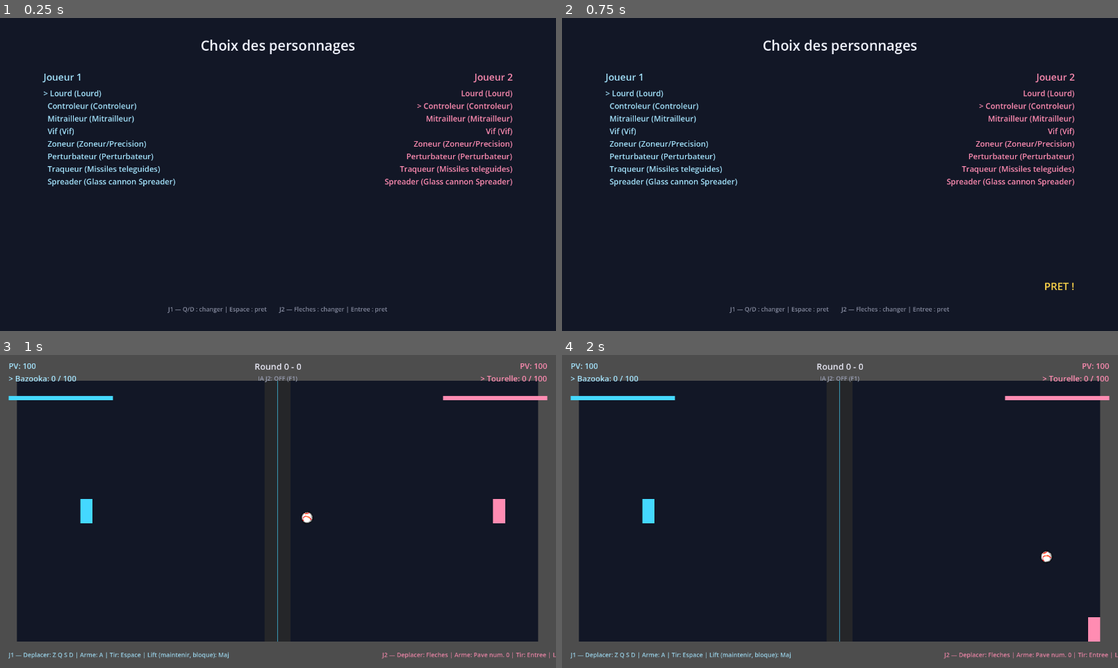
Above: before the commit, frames 1-4 (two rows, left to right).
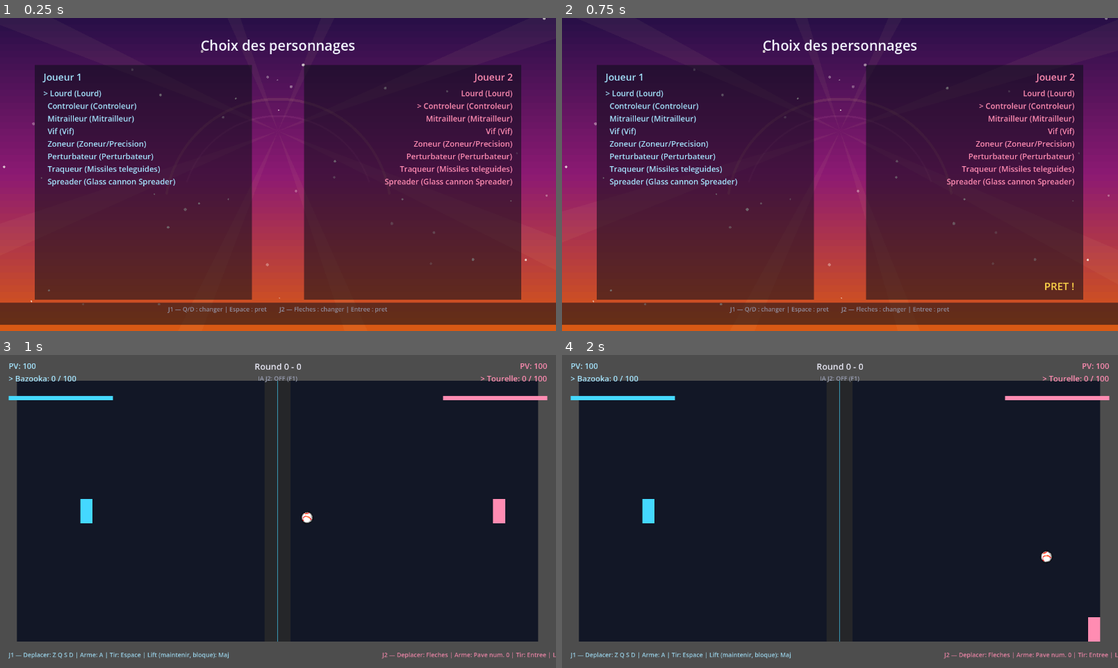
Above: after the commit, the same moments.

Repository: Shakkam/seek_destroy_reflect
Game: Godot game, scene res://scenes/CharacterSelect.tscn
The game is run twice, just before and just after one commit, with the same random seed, the same clock (stepped at 60 frames per second) and the same inputs. This scene is started directly instead of the project's main scene.
Inputs:
- Up to frame 1 (0.25 s): no input
- Up to frame 2 (0.75 s): tap Enter at 0.5 s; hold Right from 0.53 s (still down); hold Enter from 0.53 s (still down)
- Up to frame 3 (1 s): keep holding Right; keep holding Enter; tap Space at 0.77 s
- Up to frame 4 (2 s): release Right at 1.28 s; release Enter at 1.28 s; hold Down from 1.28 s (still down); tap T at 1.35 s; tap Space at 1.52 s

The runs differ from the first frame. In frame 1, 94% of the frame differs, in the area x 0-100%, y 0-100%; in frame 2, 94%; in frame 3, nothing differs; in frame 4, nothing differs.

Commit message:
Character-select: engine-drawn Air Zonk-style background (no external art)
Camil: "non il est temps de la developper, pardon :)" - I have no image-
gen tool, so instead of a static exported image I built the GDD's 'Fond de
l'ecran de selection de personnage' brief straight into the engine, same
'_draw() shapes, no imported textures' convention as CampaignMapNode:

- SelectScreenBackground (new node): deep purple -> hot pink -> orange
  vertical gradient (thin stacked rects, no shader), a slowly-rotating
  faint sunburst radiating from behind the title, ~40 twinkling stars
  (fixed seed, stable layout), and a faint double-ring 'arena silhouette'
  low in the distance - matches the Gemini background prompt already in
  the GDD, minus the actual pixel-art rendering.
- Kept sparse in the center/foreground (half-density rays, low alpha) so
  it stays out of the way once character portraits get placed on top.
- CharacterSelect.tscn: swapped the flat navy ColorRect for this node, and
  added translucent dark panels behind both player columns + the hint bar
  so text (and later, portraits) stay readable over a much busier backdrop.

Verified: smoke_test.gd still 0 failures (this touches no simulation
code), CharacterSelect.tscn boots clean headless, no SCRIPT ERROR.

Co-Authored-By: Claude Sonnet 5 <noreply@anthropic.com>

Diff:
--- /dev/null
+++ b/godot_project/nodes/select_screen_background.gd
@@ -0,0 +1,95 @@
+class_name SelectScreenBackground
+extends Node2D
+
+## Character-select screen backdrop — engine-drawn (no external art asset,
+## same "_draw() shapes" convention as CampaignMapNode: nodes/campaign_map_node.gd),
+## matching the "wacky vibrant arcade" Air Zonk art-direction brief in the
+## GDD ("Fond de l'ecran de selection de personnage" — deep purple into hot
+## pink into orange, radiating diagonal energy lines, scattered sparkles, a
+## faint glowing abstract arena silhouette in the distance). Sits behind
+## CharacterSelect's panels/labels; kept sparse in the center so player
+## portraits (added on top later, per Camil: "je remplirai avec les
+## images") stay readable — same "not too busy in the foreground" brief
+## used for the Gemini prompt version of this background.
+
+const VIEWPORT_SIZE := Vector2(1280.0, 720.0)
+const SUNBURST_ORIGIN := Vector2(640.0, 260.0) # above screen center, roughly where the title sits
+
+const COLOR_TOP := Color(0.16, 0.06, 0.28, 1.0) # deep purple
+const COLOR_MID := Color(0.55, 0.1, 0.45, 1.0) # hot pink
+const COLOR_BOTTOM := Color(0.85, 0.35, 0.08, 1.0) # orange
+const GRADIENT_STRIPS := 48 # thin horizontal bands -> smooth-looking gradient with no shader/imported texture
+
+const RAY_COUNT := 16 # half of these actually draw (see _draw_sunburst) — density vs. "not too busy"
+const RAY_LENGTH := 900.0
+const RAY_ROTATION_SPEED := 0.08 # slow drift, reads as "energy" without being distracting
+const RAY_COLOR := Color(1.0, 0.9, 0.6, 0.05)
+
+const STAR_COUNT := 40
+const STAR_SEED := 20260812 # fixed seed -> stable layout every run, not re-randomized on each launch
+
+const ARENA_CENTER_Y_FRACTION := 0.62
+const ARENA_RADIUS := 260.0
+
+var _time := 0.0
+var _stars: Array = [] # Array of {pos: Vector2, phase: float, size: float}
+
+func _ready() -> void:
+	var rng := RandomNumberGenerator.new()
+	rng.seed = STAR_SEED
+	for i in STAR_COUNT:
+		_stars.append({
+			"pos": Vector2(rng.randf_range(0.0, VIEWPORT_SIZE.x), rng.randf_range(0.0, VIEWPORT_SIZE.y)),
+			"phase": rng.randf_range(0.0, TAU),
+			"size": rng.randf_range(1.5, 3.5),
+		})
+
+func _process(delta: float) -> void:
+	_time += delta
+	queue_redraw() # cheap: a gradient of flat rects + a couple dozen circles/triangles
+
+func _draw() -> void:
+	_draw_gradient()
+	_draw_arena_silhouette()
+	_draw_sunburst()
+	_draw_stars()
+
+func _draw_gradient() -> void:
+	var strip_height := VIEWPORT_SIZE.y / float(GRADIENT_STRIPS)
+	for i in GRADIENT_STRIPS:
+		var t := float(i) / float(GRADIENT_STRIPS - 1)
+		var color: Color
+		if t < 0.5:
+			color = COLOR_TOP.lerp(COLOR_MID, t / 0.5)
+		else:
+			color = COLOR_MID.lerp(COLOR_BOTTOM, (t - 0.5) / 0.5)
+		draw_rect(Rect2(0.0, strip_height * i, VIEWPORT_SIZE.x, strip_height + 1.0), color, true) # +1px overlap so seams don't show
+
+func _draw_sunburst() -> void:
+	for i in RAY_COUNT:
+		if i % 2 == 0:
+			continue # every other ray only — half density keeps the center readable
+		var angle := (TAU / RAY_COUNT) * i + _time * RAY_ROTATION_SPEED
+		var dir := Vector2(cos(angle), sin(angle))
+		var perp := dir.orthogonal()
+		var far_point := SUNBURST_ORIGIN + dir * RAY_LENGTH
+		var half_width := RAY_LENGTH * 0.05
+		var triangle := PackedVector2Array([
+			SUNBURST_ORIGIN,
+			far_point + perp * half_width,
+			far_point - perp * half_width,
+		])
+		draw_colored_polygon(triangle, RAY_COLOR)
+
+func _draw_arena_silhouette() -> void:
+	# A faint glowing abstract arena shape far in the distance (GDD brief) —
+	# a stylized double ring, not a literal building, sitting low so it
+	# reads as "far away" behind the panels/portraits.
+	var arena_center := Vector2(SUNBURST_ORIGIN.x, VIEWPORT_SIZE.y * ARENA_CENTER_Y_FRACTION)
+	draw_arc(arena_center, ARENA_RADIUS, PI * 1.05, PI * 1.95, 48, Color(1.0, 0.85, 0.5, 0.10), 6.0)
+	draw_arc(arena_center, ARENA_RADIUS * 0.85, PI * 1.1, PI * 1.9, 40, Color(1.0, 0.6, 0.8, 0.08), 4.0)
+
+func _draw_stars() -> void:
+	for star in _stars:
+		var twinkle := 0.5 + 0.5 * sin(_time * 2.0 + star["phase"])
+		draw_circle(star["pos"], star["size"], Color(1.0, 1.0, 0.95, 0.3 + 0.5 * twinkle))
--- a/godot_project/scenes/CharacterSelect.tscn
+++ b/godot_project/scenes/CharacterSelect.tscn
@@ -1,17 +1,37 @@
 [gd_scene format=3]
 
 [ext_resource type="Script" path="res://nodes/character_select_node.gd" id="1"]
+[ext_resource type="Script" path="res://nodes/select_screen_background.gd" id="2"]
 
 [node name="CharacterSelect" type="Node2D"]
 script = ExtResource("1")
 
-[node name="Background" type="ColorRect" parent="."]
+[node name="Background" type="Node2D" parent="."]
+script = ExtResource("2")
+
+[node name="P1Panel" type="ColorRect" parent="."]
+offset_left = 80.0
+offset_top = 108.0
+offset_right = 580.0
+offset_bottom = 648.0
+mouse_filter = 2
+color = Color(0.04, 0.05, 0.09, 0.55)
+
+[node name="P2Panel" type="ColorRect" parent="."]
+offset_left = 700.0
+offset_top = 108.0
+offset_right = 1200.0
+offset_bottom = 648.0
+mouse_filter = 2
+color = Color(0.04, 0.05, 0.09, 0.55)
+
+[node name="HintPanel" type="ColorRect" parent="."]
 offset_left = 0.0
-offset_top = 0.0
+offset_top = 655.0
 offset_right = 1280.0
-offset_bottom = 720.0
+offset_bottom = 706.0
 mouse_filter = 2
-color = Color(0.07, 0.09, 0.15, 1)
+color = Color(0.04, 0.05, 0.09, 0.55)
 
 [node name="Title" type="Label" parent="."]
 offset_left = 0.0
Not shown, added: godot_project/nodes/select_screen_background.gd.uid
